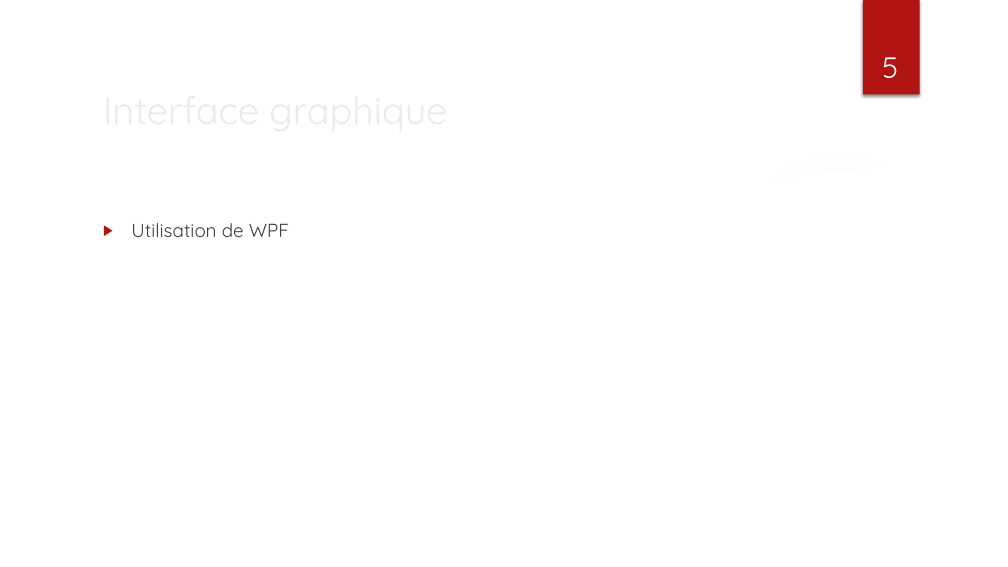
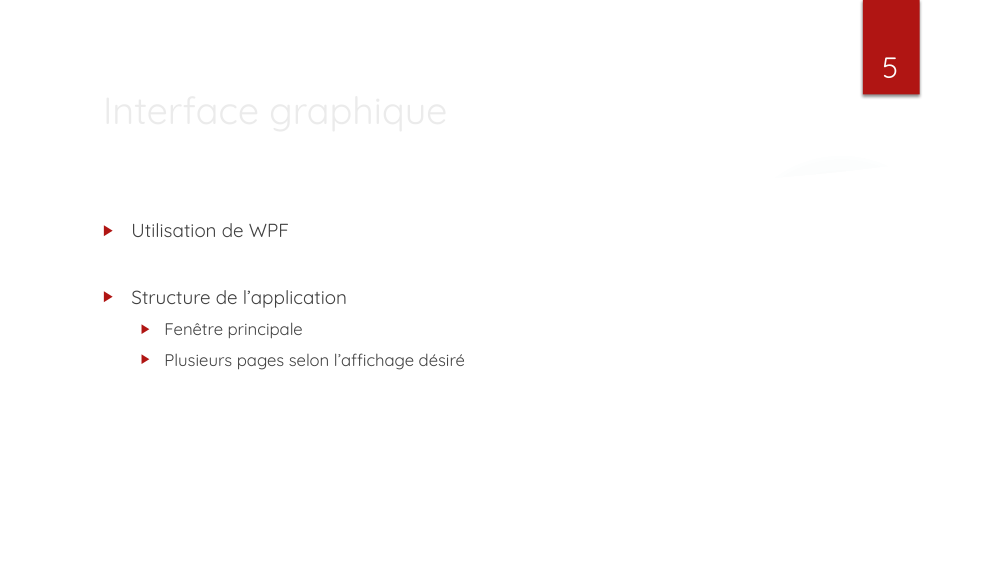
Before and after one commit to paulus85/projetPOO, a slide deck: slide 5 of Soutenance/Soutenance.pptx. Drawn at 1008x567 pixels with LibreOffice and Linux fonts; fonts in the diff are those of the drawing; background and template pictures are left out. Boxes give left, top, right and bottom in pixels: in the first picture for what was removed or moved away, otherwise in the second. Text is boxed around its words. In the diff, an @@ line names an element or a change of style, - is before the commit and + after.

```diff
--- a/Soutenance/Soutenance.pptx
+++ b/Soutenance/Soutenance.pptx
@@ text at (131, 290, 465, 370): paragraphs added @@
+▶ Structure de l’application
+  ▶ Fenêtre principale
+  ▶ Plusieurs pages selon l’affichage désiré
```
Also in this commit, not shown: 1 slide added.
